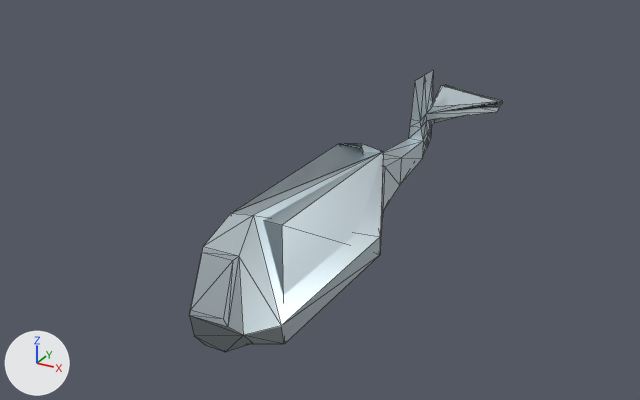
One commit to the glTF model heli.glb: the scene before it, then after it.
Rendered twice from a 50 mm camera at (9.59, -15.95, 8.75) aimed at (0.41, 0.74, 0.4). Arrows for +X, +Y and +Z are at lower left; the lights stay in place. Mesh edges are drawn as thin lines. Where no turn or scale is listed for an object, it has been applied to the vertices. Vertices at the same position are counted once.
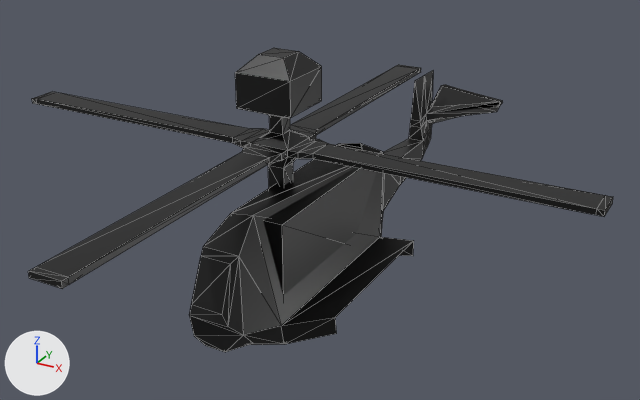
Where the change shows, as pixel boxes [x1, y1, x2, y2] in the pictures (640 x 400 px):
'Cube', recoloured, surface changed, reshaped (white to black): [189, 71, 503, 352] in both
'Cube.001', added (black): after [28, 48, 613, 289]
part 1 of me_cube, built on: before [189, 247, 239, 327]; after [189, 237, 414, 344]

What the commit changed:
In material 'Material' (mat_material), metallic goes from 1.0 to 0.0.
Material 'Material' (mat_material) changes colour from white #d4e1e7 to black #000000; in linear values from (0.656, 0.754, 0.8) to (0.0, 0.0, 0.0).
me_cube has 89 vertices, 164 faces and spans x 0.0..1.97, y -3.89..9.56, z -1.63..1.78.
me_cube is used by ob_cube; location (0.1, -0.13, -0.09).
Verts and faces of me_cube; kept vertices keep their numbers, new ones are numbered from 89.
Before the commit, vertices of me_cube: 9 (1.21, 2.34, -1.38) at pixel (380, 254), 11 (1.21, -2.34, -1.38) at pixel (284, 344), 17 (0.73, -3.38, 0.94) at pixel (232, 260), 18 (0.77, -3.85, -0.09) at pixel (223, 319), 76 (1.34, 2.02, -0.71) at pixel (380, 236).
Before the commit, vertices of me_cube: 77 (1.34, -2.67, -0.71) at pixel (281, 325), 87 (0.0, -3.38, 0.94) at pixel (201, 252), 88 (0.0, -3.86, -0.1) at pixel (190, 310).
Part 1, on me_cube:
Vertex 17 moves to (0.68, -3.41, 0.87), pixel (230, 264).
Vertex 18 moves to (0.72, -3.81, -0.02), pixel (221, 314).
Vertex 87 moves to (0.0, -3.41, 0.87), pixel (200, 256).
Vertex 88 moves to (0.0, -3.81, -0.01), pixel (191, 304).
New vertex 89 is at (2.22, -1.91, -1.04), pixel (336, 333).
New vertex 90 is at (2.22, 2.07, -1.04), pixel (413, 255).
New vertex 91 is at (2.33, 1.79, -0.48), pixel (413, 240).
New vertex 92 is at (2.33, -2.18, -0.48), pixel (335, 317).
New faces: (11, 77, 92), (11, 92, 89), (9, 90, 76), (76, 90, 91), (76, 91, 77), (77, 91, 92).
Mesh me_cube_001 is new.
It has 100 vertices, 196 faces and spans x -6.97..6.97, y -6.97..6.97, z -0.31..2.78.
It uses material mat_material (black #000000).
Object 'Cube.001' (ob_cube_001) is new; it shows me_cube_001.
Its location is (0.11, -0.51, 1.37).
